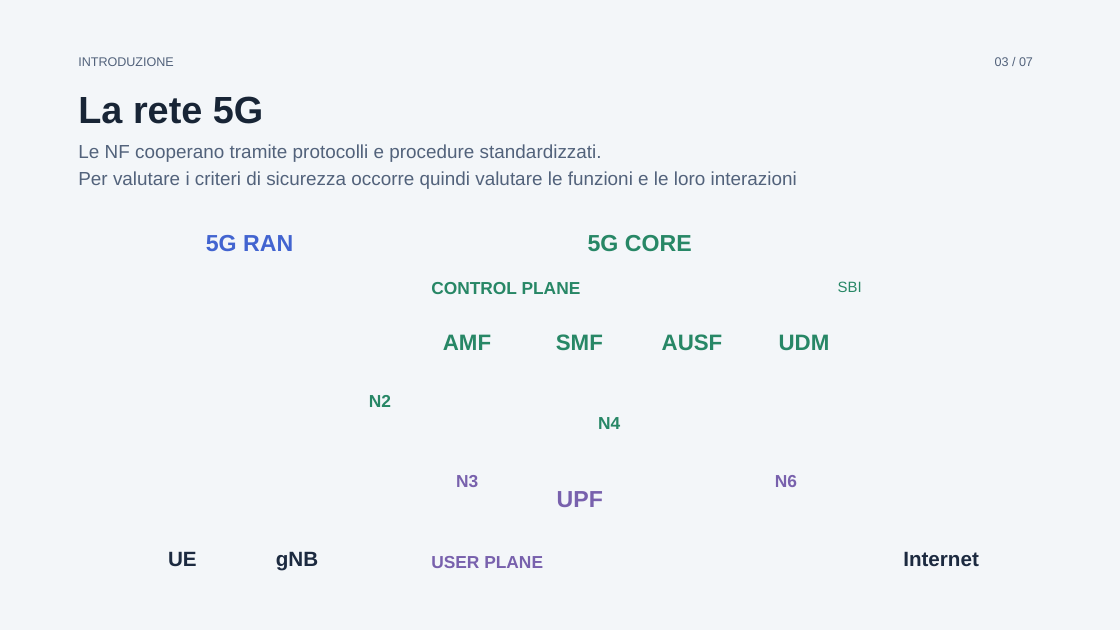
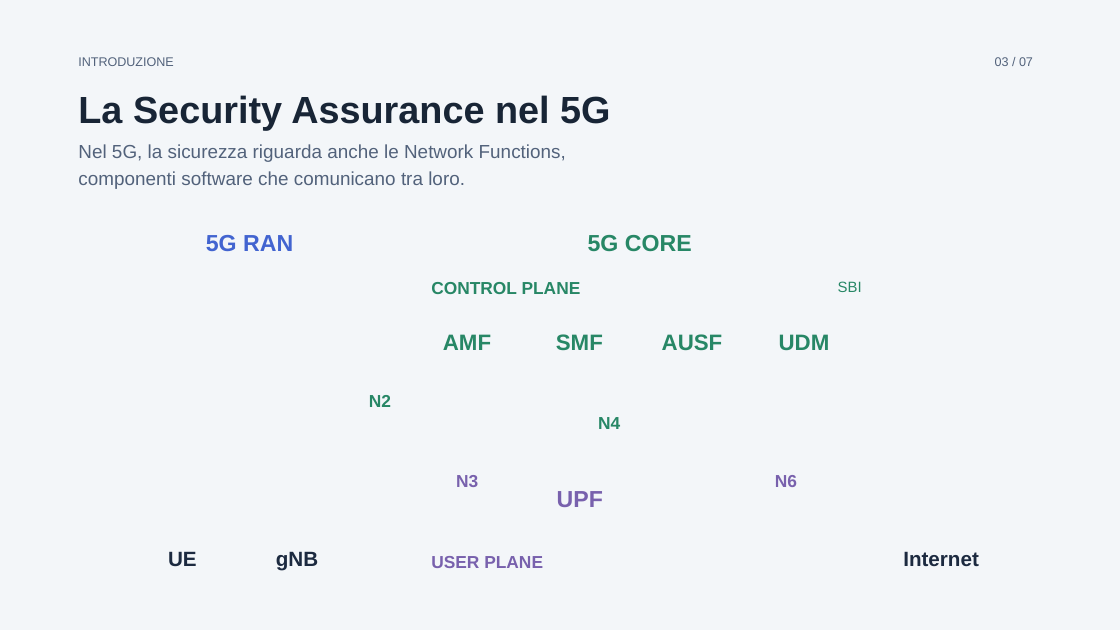
Before and after one commit to desila23/5g-security-assurance-thesis, a slide deck: slide 3 of 5g-thesis-presentation-5min/tesi-5min-statico.pptx. Drawn at 1120x630 pixels with LibreOffice and Linux fonts; fonts in the diff are those of the drawing; background and template pictures are left out. Boxes give left, top, right and bottom in pixels: in the first picture for what was removed or moved away, otherwise in the second. Text is boxed around its words. In the diff, an @@ line names an element or a change of style, - is before the commit and + after.

```diff
--- a/5g-thesis-presentation-5min/tesi-5min-statico.pptx
+++ b/5g-thesis-presentation-5min/tesi-5min-statico.pptx
@@ text at (78, 95, 610, 130): text changed @@
-La rete 5G
+La Security Assurance nel 5G
@@ text at (78, 144, 566, 162): text changed @@
-Le NF cooperano tramite protocolli e procedure standardizzati.
+Nel 5G, la sicurezza riguarda anche le Network Functions,
@@ text at (78, 171, 465, 189): text changed @@
-Per valutare i criteri di sicurezza occorre quindi valutare le funzioni e le loro interazioni
+componenti software che comunicano tra loro.
```
Also in this commit, not shown: 5 other slides changed, 4 other files.
